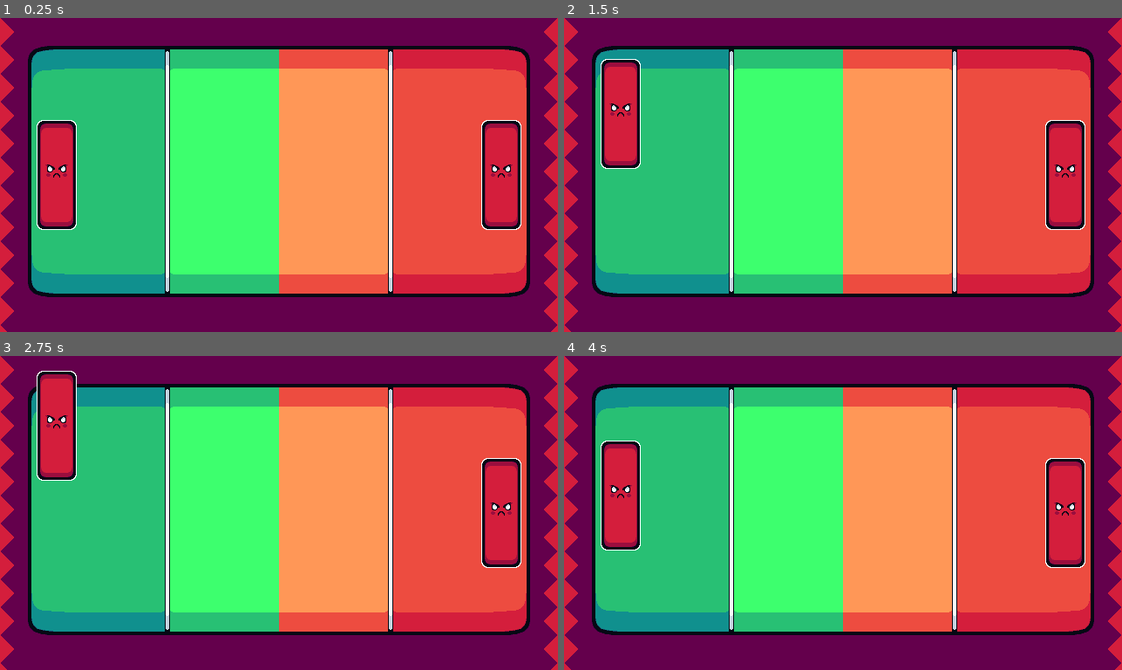
Above: before the commit, frames 1-4 (two rows, left to right).
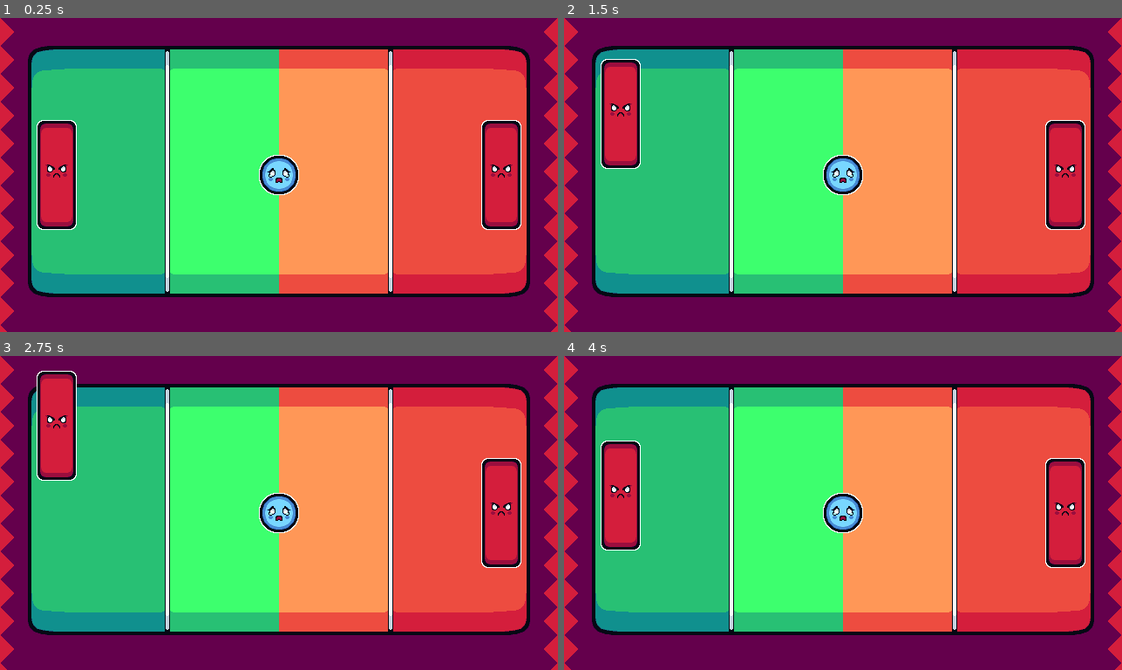
Above: after the commit, the same moments.

Repository: gabrielgfranca/pong
Game: Godot game, scene res://scenes/main.tscn
Two runs of this game, one before a commit and one after it. Both use one fixed random seed, a clock stepped at 60 frames per second and the inputs below.
Inputs:
- Up to frame 1 (0.25 s): no input
- Up to frame 2 (1.5 s): tap Enter at 0.5 s; hold W (player_one_up) 0.53-1.28 s; hold S (player_one_down) from 1.28 s (still down)
- Up to frame 3 (2.75 s): release S (player_one_down) at 2.03 s; hold W (player_one_up) from 2.03 s (still down)
- Up to frame 4 (4 s): tap Space at 3.5 s; release W (player_one_up) at 3.53 s; hold S (player_one_down) from 3.53 s (still down)

The runs differ from the first frame. In frame 1, 0.8% of the frame differs, in the area x 46-54%, y 43-57%; in frame 2, 0.8%; in frame 3, 0.8%; in frame 4, 0.8%.

Commit message:
feat: created ball scene

Diff:
--- /dev/null
+++ b/scenes/ball.tscn
@@ -0,0 +1,16 @@
+[gd_scene format=3 uid="uid://bkgsgplmdrdk4"]
+
+[ext_resource type="Texture2D" uid="uid://8bbl71k3u3th" path="res://assets/Bola.png" id="1_7s4qf"]
+[ext_resource type="Script" uid="uid://wlndaeamav28" path="res://scripts/ball.gd" id="1_cxlvu"]
+
+[sub_resource type="CircleShape2D" id="CircleShape2D_xrivr"]
+radius = 23.021729
+
+[node name="Ball" type="Area2D" unique_id=655152116]
+script = ExtResource("1_cxlvu")
+
+[node name="Sprite2D" type="Sprite2D" parent="." unique_id=1454642952]
+texture = ExtResource("1_7s4qf")
+
+[node name="CollisionShape2D" type="CollisionShape2D" parent="." unique_id=1111443881]
+shape = SubResource("CircleShape2D_xrivr")
--- a/scenes/main.tscn
+++ b/scenes/main.tscn
@@ -2,6 +2,7 @@
 
 [ext_resource type="Texture2D" uid="uid://bw265bfvltge1" path="res://assets/fundo.png" id="1_o5qli"]
 [ext_resource type="PackedScene" uid="uid://qet1tfjqc86l" path="res://scenes/player.tscn" id="2_0wfyh"]
+[ext_resource type="PackedScene" uid="uid://bkgsgplmdrdk4" path="res://scenes/ball.tscn" id="3_sugp2"]
 
 [node name="Level" type="Node2D" unique_id=909149155]
 
@@ -15,3 +16,6 @@
 
 [node name="Player2" parent="." unique_id=1619465943 instance=ExtResource("2_0wfyh")]
 position = Vector2(575, 180)
+
+[node name="Ball" parent="." unique_id=655152116 instance=ExtResource("3_sugp2")]
+position = Vector2(320, 180)
--- /dev/null
+++ b/scripts/ball.gd
@@ -0,0 +1,11 @@
+extends Area2D
+
+
+# Called when the node enters the scene tree for the first time.
+func _ready() -> void:
+	pass # Replace with function body.
+
+
+# Called every frame. 'delta' is the elapsed time since the previous frame.
+func _process(delta: float) -> void:
+	pass
Not shown, added: scripts/ball.gd.uid
